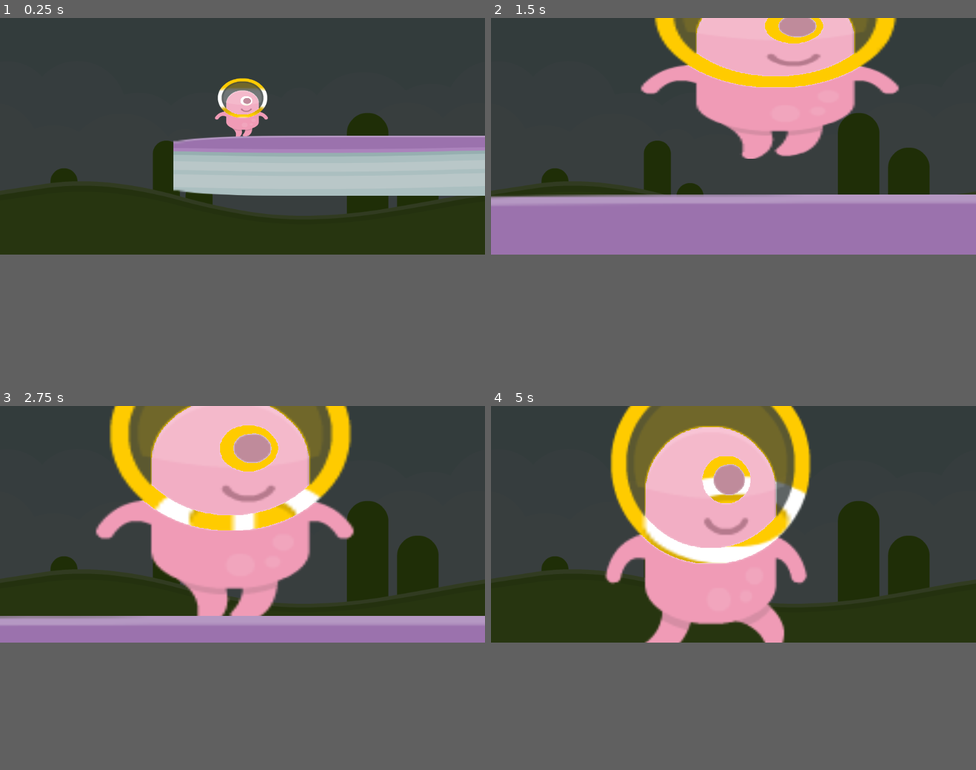
Above: before the commit, frames 1-4 (two rows, left to right).
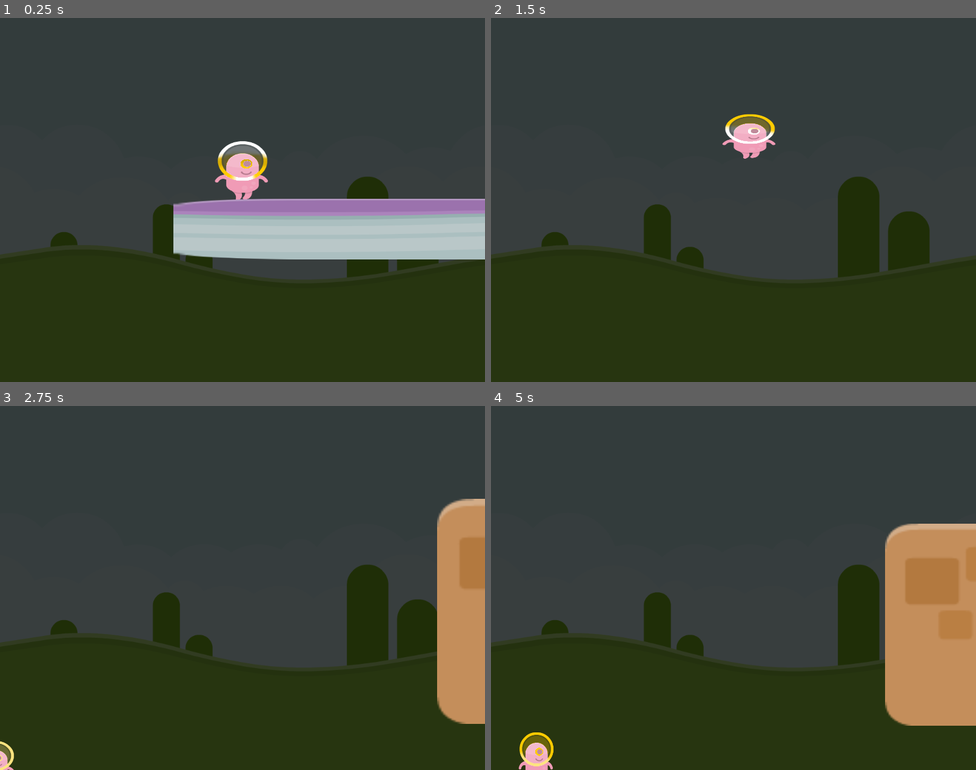
Above: after the commit, the same moments.

Repository: Northburns/redesigned-pancake
Game: Godot game, scene res://household/household.tscn
The game is run twice, just before and just after one commit, with the same random seed, the same clock (stepped at 60 frames per second) and the same inputs.
Inputs:
- Up to frame 1 (0.25 s): no input
- Up to frame 2 (1.5 s): hold Space (jump) 0.53-1.28 s; hold Right (move_right) from 0.53 s (still down); tap Space (jump) at 1.35 s
- Up to frame 3 (2.75 s): tap Space (jump) at 1.52, 1.82 s; release Right (move_right) at 2.03 s; hold Left (move_left) from 2.03 s (still down); hold Space (jump) from 2.03 s (still down)
- Up to frame 4 (5 s): release Left (move_left) at 2.78 s; release Space (jump) at 2.78 s; hold Right (move_right) 2.78-4.28 s; tap Space (jump) at 2.85, 3.02, 3.32, 4.35, 4.52, 4.82 s; hold Space (jump) 3.53-4.28 s; hold Left (move_left) from 4.28 s (still down)
In our replay, the window is 800x390 before the commit and 800x600 after it. These sizes can differ from the game's own. Grey fills any space a smaller window leaves; there, only what the larger window draws over its background counts as a difference.

The runs differ from the first frame. In frame 1, 31% of the frame differs, in the area x 0-100%, y 16-72%; in frame 2, 36%; in frame 3, 45%, in the area x 0-100%, y 0-100%; in frame 4, 44%.

Commit message:
maybe structure it like this?

Diff:
--- /dev/null
+++ b/CameraAreaGenerator.gd
@@ -0,0 +1,38 @@
+extends Node
+
+var shape = null
+
+onready var target = $".."
+
+#
+# Noooope, scratch this! This is a jam game. Prepare for some manual labor :D
+#
+
+export var c_padding_all = 20.0
+export var c_margin_top = 10.0
+export var c_margin_right = 10.0
+export var c_margin_bottom = 10.0
+export var c_margin_left = 10.0
+
+var c_area_for_zoom = Rect2(0.0, 0.0, 0.0, 0.0)
+var c_area_for_limits = Rect2(0.0, 0.0, 0.0, 0.0)
+
+var descendants = []
+
+func _ready():
+	find_all_descendants(target)
+
+	# Called when the node is added to the scene for the first time.
+	# Initialization here
+	pass
+
+func find_all_descendants(node):
+	for n in node.get_children():
+		descendants.append(n)
+		find_all_descendants(n)
+
+
+#func _process(delta):
+#	# Called every frame. Delta is time since last frame.
+#	# Update game logic here.
+#	pass
--- a/alien/alien.tscn
+++ b/alien/alien.tscn
@@ -2,10 +2,10 @@
 
 [ext_resource path="res://alien/internal.gd" type="Script" id=1]
 [ext_resource path="res://materials_etc/stancoat_1.tres" type="Material" id=2]
-[ext_resource path="res://placeholder_art/kenney_platformer/Players/128x256/Pink/alienPink_walk1.png" type="Texture" id=3]
-[ext_resource path="res://placeholder_art/kenney_platformer/Players/128x256/Pink/alienPink_walk2.png" type="Texture" id=4]
-[ext_resource path="res://placeholder_art/kenney_platformer/Players/128x256/Pink/alienPink_stand.png" type="Texture" id=5]
-[ext_resource path="res://placeholder_art/kenney_platformer/Players/128x256/Pink/alienPink_jump.png" type="Texture" id=6]
+[ext_resource path="res://placeholder_art/kenney_platformer/Players/128x256/Pink/alienPink_stand.png" type="Texture" id=3]
+[ext_resource path="res://placeholder_art/kenney_platformer/Players/128x256/Pink/alienPink_jump.png" type="Texture" id=4]
+[ext_resource path="res://placeholder_art/kenney_platformer/Players/128x256/Pink/alienPink_walk1.png" type="Texture" id=5]
+[ext_resource path="res://placeholder_art/kenney_platformer/Players/128x256/Pink/alienPink_walk2.png" type="Texture" id=6]
 
 [sub_resource type="Animation" id=1]
 
@@ -66,23 +66,23 @@
 [sub_resource type="SpriteFrames" id=4]
 
 animations = [ {
-"frames": [ ExtResource( 3 ), ExtResource( 4 ) ],
-"loop": true,
-"name": "walk_r",
-"speed": 5.0
-}, {
-"frames": [ ExtResource( 5 ) ],
+"frames": [ ExtResource( 3 ) ],
 "loop": true,
 "name": "stand_r",
 "speed": 5.0
 }, {
-"frames": [ ExtResource( 6 ) ],
+"frames": [ ExtResource( 4 ) ],
 "loop": true,
 "name": "jump",
 "speed": 5.0
+}, {
+"frames": [ ExtResource( 5 ), ExtResource( 6 ) ],
+"loop": true,
+"name": "walk_r",
+"speed": 5.0
 } ]
 
-[node name="KinematicBody2D" type="KinematicBody2D"]
+[node name="KinematicBody2D" type="KinematicBody2D" index="0"]
 
 input_pickable = false
 collision_layer = 1
--- a/builtin_sample/player.gd
+++ b/builtin_sample/player.gd
@@ -3,7 +3,7 @@
 # This demo shows how to build a kinematic controller.
 
 # Member variables
-const GRAVITY = 500.0 # pixels/second/second
+const GRAVITY = 1500.0 # pixels/second/second
 
 # Angle in degrees towards either side that the player can consider "floor"
 const FLOOR_ANGLE_TOLERANCE = 40
@@ -11,7 +11,7 @@
 const WALK_MIN_SPEED = 10
 const WALK_MAX_SPEED = 200
 const STOP_FORCE = 1300
-const JUMP_SPEED = 200
+const JUMP_SPEED = 1600
 const JUMP_MAX_AIRBORNE_TIME = 0.2
 
 const SLIDE_STOP_VELOCITY = 1.0 # one pixel/second
--- a/household/camera_handler.gd
+++ b/household/camera/camera_handler.gd
@@ -1,7 +1,7 @@
 extends Node
 
-onready var camera = $"../player/camera"
-onready var player = $"../player"
+onready var camera = $"../Spatial/player/camera"
+onready var player = $"../Spatial/player"
 
 onready var tween_limits = $tween_limits
 onready var tween_zoom = $tween_zoom
@@ -62,7 +62,7 @@
 
 func camera_in_area(area):
 	if area_current == area:
-		return
+		return # Nothing to do (would just cause jitter)
 	area_current = area
 	var viewport_rect = viewport_rect()
 
--- a/household/household.tscn
+++ b/household/household.tscn
@@ -1,36 +1,23 @@
-[gd_scene load_steps=11 format=2]
+[gd_scene load_steps=9 format=2]
 
 [ext_resource path="res://placeholder_art/kenney_platformer/Backgrounds/colored_grass.png" type="Texture" id=1]
-[ext_resource path="res://placeholder_art/kenney_platformer/Ground/Planet/planet.png" type="Texture" id=2]
-[ext_resource path="res://alien/alien.tscn" type="PackedScene" id=3]
-[ext_resource path="res://builtin_sample/player.gd" type="Script" id=4]
-[ext_resource path="res://household/camera_handler.gd" type="Script" id=5]
-[ext_resource path="res://household/camera/CameraArea.tscn" type="PackedScene" id=6]
+[ext_resource path="res://household/camera/camera_handler.gd" type="Script" id=2]
+[ext_resource path="res://placeholder_art/kenney_platformer/Tiles/brickBrown.png" type="Texture" id=3]
+[ext_resource path="res://household/room_kitchen.tscn" type="PackedScene" id=4]
+[ext_resource path="res://alien/alien.tscn" type="PackedScene" id=5]
+[ext_resource path="res://builtin_sample/player.gd" type="Script" id=6]
+[ext_resource path="res://placeholder_art/kenney_platformer/Ground/Planet/planet.png" type="Texture" id=7]
 
 [sub_resource type="RectangleShape2D" id=1]
 
 custom_solver_bias = 0.0
-extents = Vector2( 283.763, 237.953 )
-
-[sub_resource type="RectangleShape2D" id=2]
-
-custom_solver_bias = 0.0
 extents = Vector2( 63.5925, 63.9881 )
 
-[sub_resource type="RectangleShape2D" id=4]
-
-custom_solver_bias = 0.0
-extents = Vector2( 127.389, 62.8926 )
-
-[sub_resource type="RectangleShape2D" id=3]
-
-custom_solver_bias = 0.0
-extents = Vector2( 105.563, 180.788 )
-
-[node name="household" type="Node2D" index="0"]
+[node name="household" type="Node2D"]
 
 [node name="Background" type="CanvasLayer" parent="." index="0"]
 
+editor/display_folded = true
 layer = -1
 offset = Vector2( 0, 0 )
 rotation = 0.0
@@ -59,47 +46,10 @@
 "_edit_lock_": true
 }
 
-[node name="CameraArea" type="Area2D" parent="." index="1" groups=[
-"camera_area",
-]]
+[node name="camera_handler" type="Node" parent="." index="1"]
 
-position = Vector2( 1690.18, -628.699 )
-input_pickable = true
-gravity_vec = Vector2( 0, 1 )
-gravity = 98.0
-linear_damp = 0.1
-angular_damp = 1.0
-audio_bus_override = false
-audio_bus_name = "Master"
-__meta__ = {
-"_edit_group_": true
-}
-
-[node name="planet2" type="Sprite" parent="CameraArea" index="0"]
-
-position = Vector2( -17.072, 26.6416 )
-scale = Vector2( 1, 3.74956 )
-texture = ExtResource( 2 )
-
-[node name="planet" type="Sprite" parent="CameraArea" index="1"]
-
-position = Vector2( -456.914, 23.409 )
-scale = Vector2( 1, 3.72533 )
-texture = ExtResource( 2 )
-
-[node name="shape" type="CollisionShape2D" parent="CameraArea" index="2"]
-
-position = Vector2( -236.843, 26.3159 )
-shape = SubResource( 1 )
-
-[node name="player" parent="." index="2" instance=ExtResource( 3 )]
-
-position = Vector2( 150.494, -91.6718 )
-script = ExtResource( 4 )
-
-[node name="camera_handler" type="Node" parent="." index="3"]
-
-script = ExtResource( 5 )
+editor/display_folded = true
+script = ExtResource( 2 )
 duration_zoom = 0.3
 duration_limits = 0.6
 
@@ -122,7 +72,26 @@
 playback/repeat = false
 playback/speed = 1.0
 
-[node name="StaticBody2D" type="StaticBody2D" parent="." index="4"]
+[node name="Spatial" type="Node2D" parent="." index="2"]
+
+[node name="brickBrown" type="Sprite" parent="Spatial" index="0"]
+
+position = Vector2( 1939.5, -567.669 )
+scale = Vector2( 5.66154, 4.85863 )
+texture = ExtResource( 3 )
+
+[node name="Kitchen" parent="Spatial" index="1" instance=ExtResource( 4 )]
+
+visible = false
+position = Vector2( 344.12, -79.7195 )
+_sections_unfolded = [ "Transform" ]
+
+[node name="player" parent="Spatial" index="2" instance=ExtResource( 5 )]
+
+position = Vector2( 150.494, -91.6718 )
+script = ExtResource( 6 )
+
+[node name="StaticBody2D" type="StaticBody2D" parent="Spatial" index="3"]
 
 position = Vector2( 1154.9, -24.4975 )
 scale = Vector2( 17.9764, 1 )
@@ -138,30 +107,10 @@
 "_edit_group_": true
 }
 
-[node name="Sprite" type="Sprite" parent="StaticBody2D" index="0"]
+[node name="Sprite" type="Sprite" parent="Spatial/StaticBody2D" index="0"]
 
-texture = ExtResource( 2 )
+texture = ExtResource( 7 )
 
-[node name="CollisionShape2D" type="CollisionShape2D" parent="StaticBody2D" index="1"]
+[node name="CollisionShape2D" type="CollisionShape2D" parent="Spatial/StaticBody2D" index="1"]
 
-shape = SubResource( 2 )
-
-[node name="CameraArea3" parent="." index="5" instance=ExtResource( 6 )]
-
-position = Vector2( 510.09, -190.738 )
-
-[node name="CollisionShape2D" type="CollisionShape2D" parent="CameraArea3" index="0"]
-
-shape = SubResource( 4 )
-
-[node name="CameraArea2" parent="." index="6" instance=ExtResource( 6 )]
-
-position = Vector2( 350.089, -268.633 )
-
-[node name="CollisionShape2D" type="CollisionShape2D" parent="CameraArea2" index="0"]
-
-shape = SubResource( 3 )
-
-[connection signal="body_entered" from="CameraArea" to="camera_handler" method="_on_Area2D_body_entered"]
-
-[connection signal="body_exited" from="CameraArea" to="camera_handler" method="_on_Area2D_body_exited"]
+shape = SubResource( 1 )
--- /dev/null
+++ b/household/room_kitchen.tscn
@@ -0,0 +1,29 @@
+[gd_scene load_steps=4 format=2]
+
+[ext_resource path="res://placeholder_art/kenney_platformer/Tiles/brickGrey.png" type="Texture" id=1]
+[ext_resource path="res://household/camera/CameraArea.tscn" type="PackedScene" id=2]
+
+[sub_resource type="RectangleShape2D" id=1]
+
+custom_solver_bias = 0.0
+extents = Vector2( 1060, 560 )
+
+[node name="Kitchen" type="Node2D"]
+
+[node name="Sprite" type="Sprite" parent="." index="0"]
+
+position = Vector2( 1103, -608 )
+scale = Vector2( 17.1406, 9.40625 )
+texture = ExtResource( 1 )
+__meta__ = {
+"_edit_lock_": true
+}
+
+[node name="CameraArea" parent="." index="1" instance=ExtResource( 2 )]
+
+visible = false
+position = Vector2( 1090, -610 )
+
+[node name="CollisionShape2D" type="CollisionShape2D" parent="CameraArea" index="0"]
+
+shape = SubResource( 1 )
--- a/project.godot
+++ b/project.godot
@@ -20,7 +20,7 @@
 
 [display]
 
-window/size/height=500
+window/size/height=768
 window/stretch/mode="2d"
 window/stretch/aspect="keep"
 stretch/aspect="keep"
Empty file added: household/CameraArea.gd
